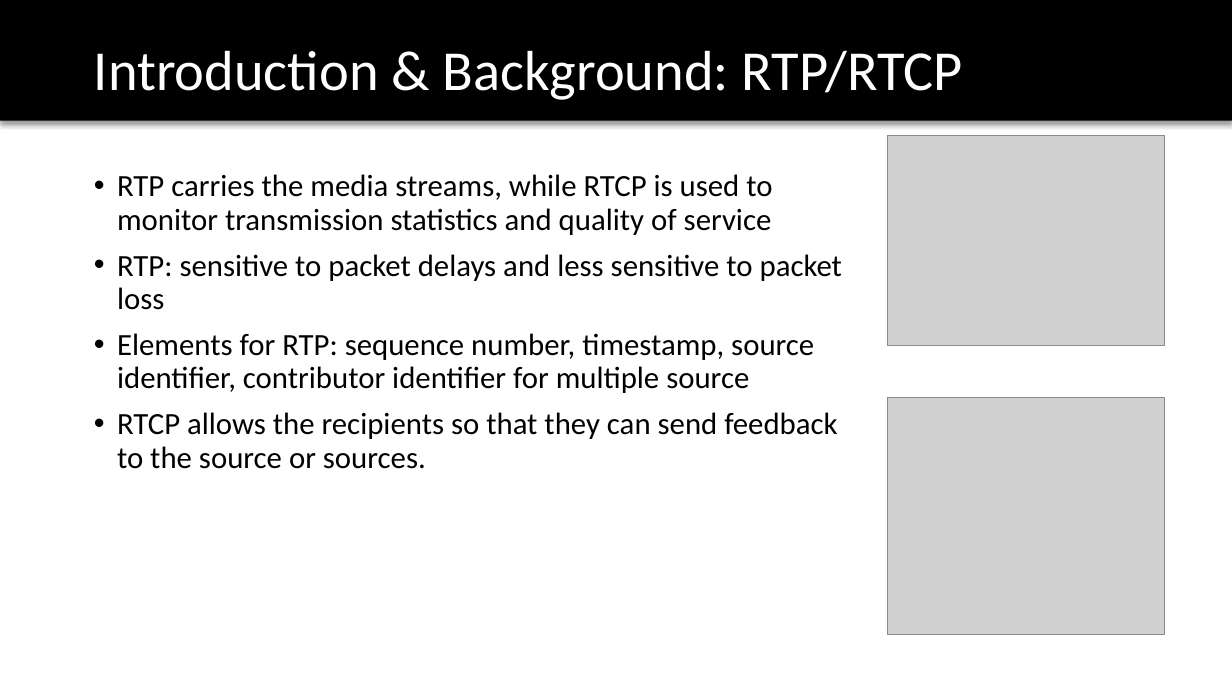
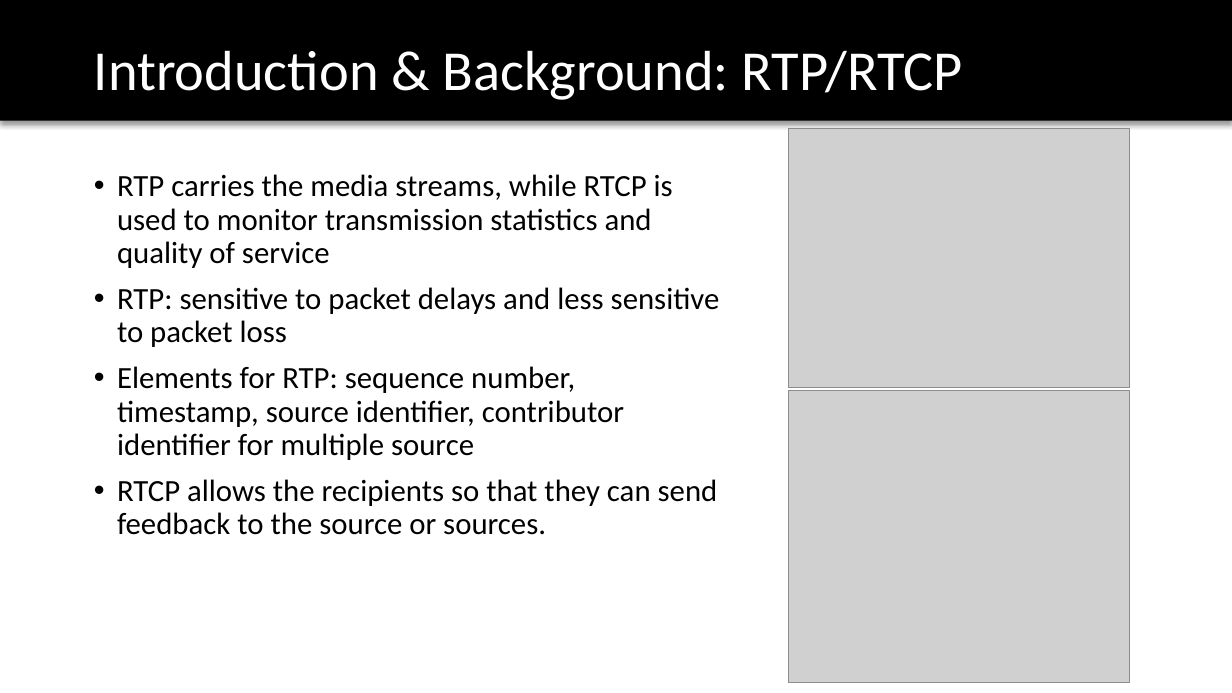
Before and after one commit to TrupeshKumarPatel/IoT_RaspberryPi, a slide deck: slide 9 of project_presentation/VoIP_final_presentation.pptx. Drawn at 1232x693 pixels with LibreOffice and Linux fonts; fonts in the diff are those of the drawing; grey boxes stand for pictures; background and template pictures are left out. Boxes give left, top, right and bottom in pixels: in the first picture for what was removed or moved away, otherwise in the second. Text is boxed around its words. In the diff, an @@ line names an element or a change of style, - is before the commit and + after.

```diff
--- a/project_presentation/VoIP_final_presentation.pptx
+++ b/project_presentation/VoIP_final_presentation.pptx
@@ picture resized from (x1=888, y1=135, x2=1165, y2=346) to (x1=789, y1=128, x2=1130, y2=387) @@
@@ text "RTP carries the media streams, ..." rewrapped from (x1=117, y1=174, x2=842, y2=469) to (x1=117, y1=174, x2=720, y2=535) @@
@@ picture resized from (x1=888, y1=397, x2=1165, y2=635) to (x1=789, y1=391, x2=1130, y2=683) @@
```
Also in this commit, not shown: 2 other slides changed, 1 slide added.
